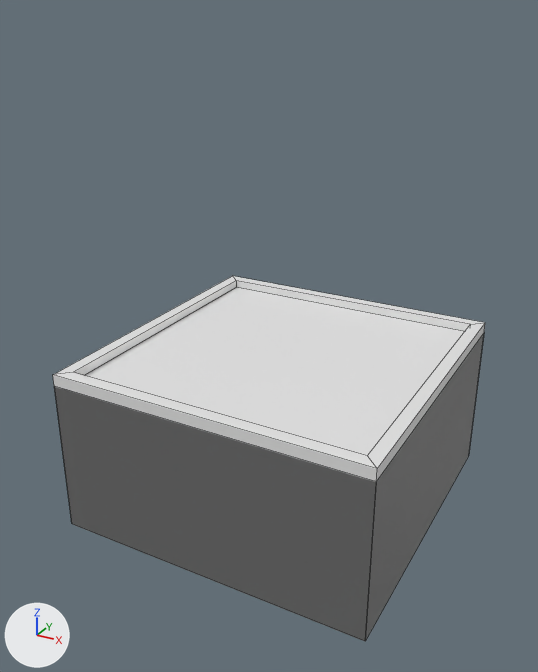
Two versions of the Blender file scenes/solidarity.blend, one commit apart.
Both versions are drawn from a camera (50 mm lens) standing at (1.96, -3.79, 2.0) and looking at (-0.04, -0.15, 0.18). Arrows for +X, +Y and +Z are at lower left; the lights stay in place. Mesh edges are drawn as thin lines.

Objects in the first picture: 'GroundTile', 'SeaTile'.
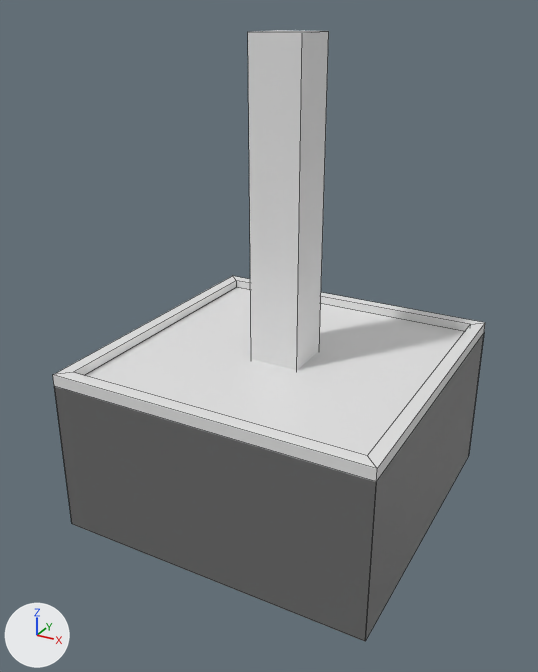
Pixel boxes [x1, y1, x2, y2] of what changed, in the pictures (538 x 672 px):
'Plant', added
    after: [248, 30, 329, 370]

The change, as a list of edits to the scene's bpy script:
```text
Add me_plant:
    me_plant.from_pydata(...)  # a box spanning x -0.16..0.16, y -0.16..0.16, z -0.1..1.89
Add ob_plant:
    ob_plant = bpy.data.objects.new('Plant', me_plant)
    ob_plant.location = (0.0, 0.0, 0.0)
```
